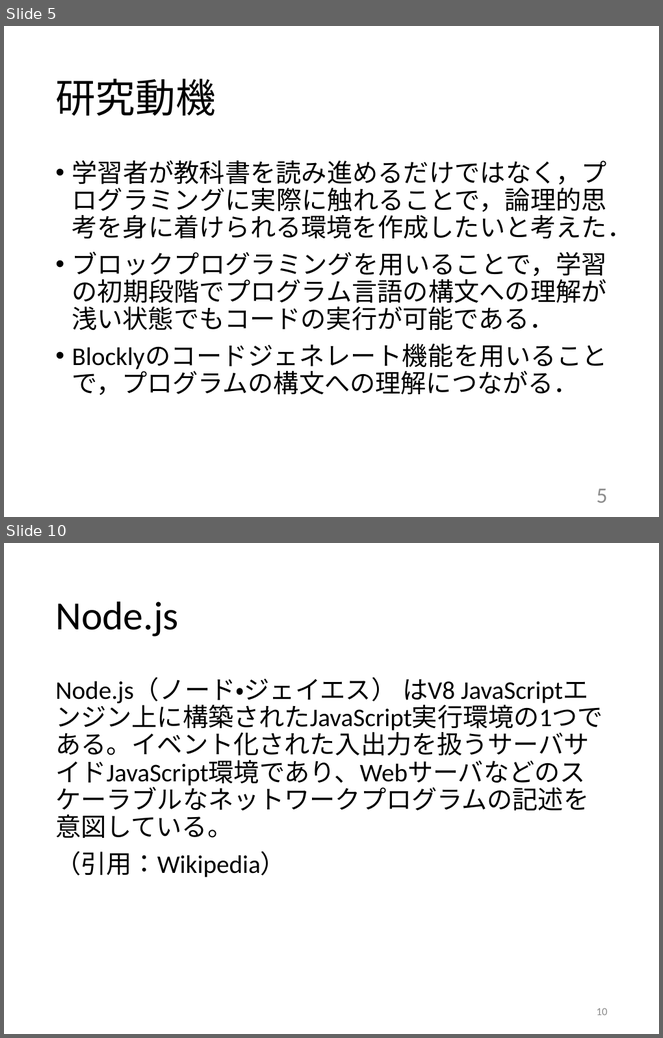
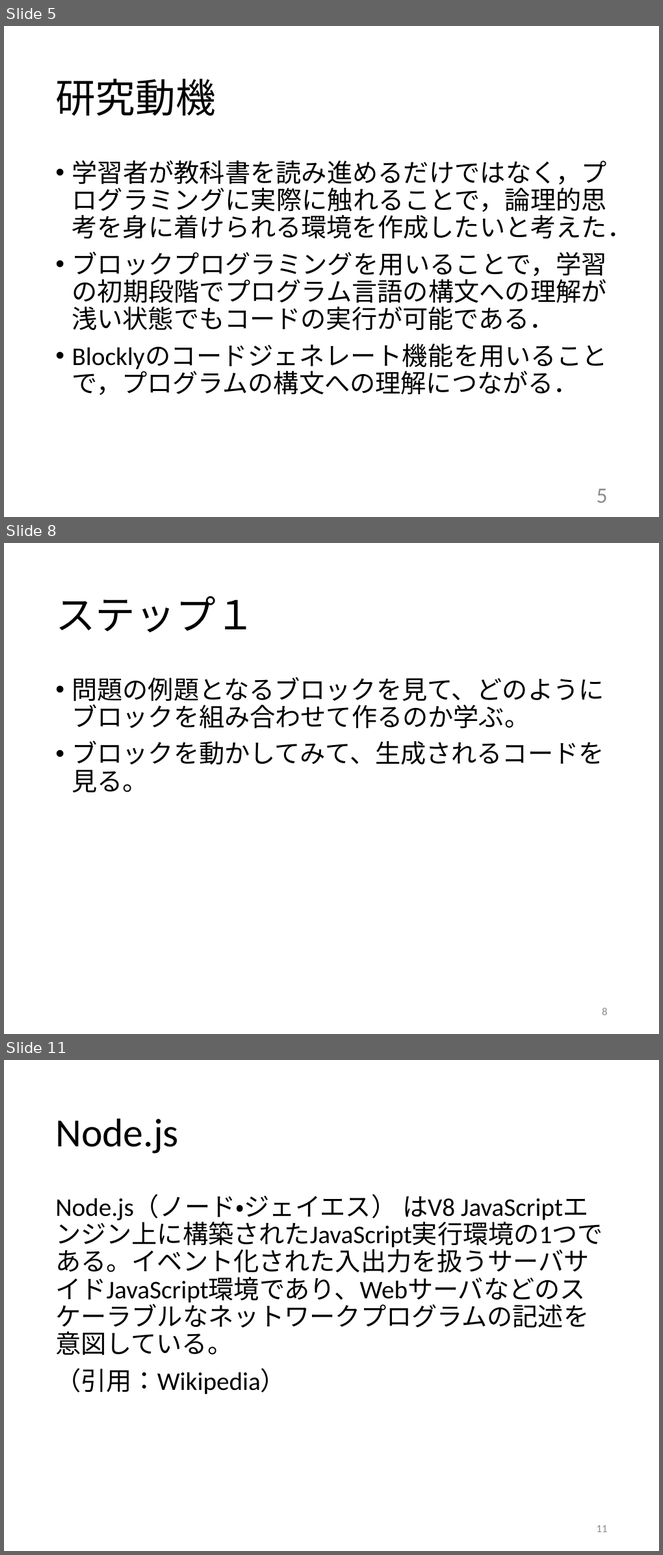
Before and after one commit to kait-takanolab/1821121-shimaoka-thesis, a slide deck: 1821121_shimaoka_sotsuken.pptx. Shown one above the other, each under a label of ours: slides 5 and 10 before the commit, slides 5, 8 and 11 after it; the slides between them are not shown. The pictures are 663x1038 and 663x1555 pixels, drawn with LibreOffice and Linux fonts; fonts in the diff are those of the drawing. Boxes give left, top, right and bottom in pixels: in the first picture for what was removed or moved away, otherwise in the second. Text is boxed around its words. In the diff, an @@ line names an element or a change of style, - is before the commit and + after.

Commit message:
PP 課題と提案について変更

```diff
--- a/1821121_shimaoka_sotsuken.pptx
+++ b/1821121_shimaoka_sotsuken.pptx
@@ slide 8 added at [4,543,659,1034], background #FFFFFF @@
@@ title added at [55,596,256,633], 44 pt, text #000000 @@
+ステップ１
@@ text added at [72,677,605,793], 28 pt, text #000000 @@
+• 問題の例題となるブロックを見て、どのようにブロックを組み合わせて作るのか学ぶ。
+• ブロックを動かしてみて、生成されるコードを見る。
@@ page number added at [602,1008,607,1016], 12 pt, text #8C8C8C @@
+8
@@ what was slide 10 is now slide 11 @@
@@ page number at [597,1525,608,1533]: text changed @@
-10
+11
```
Also in this commit, not shown: 5 slides changed.
